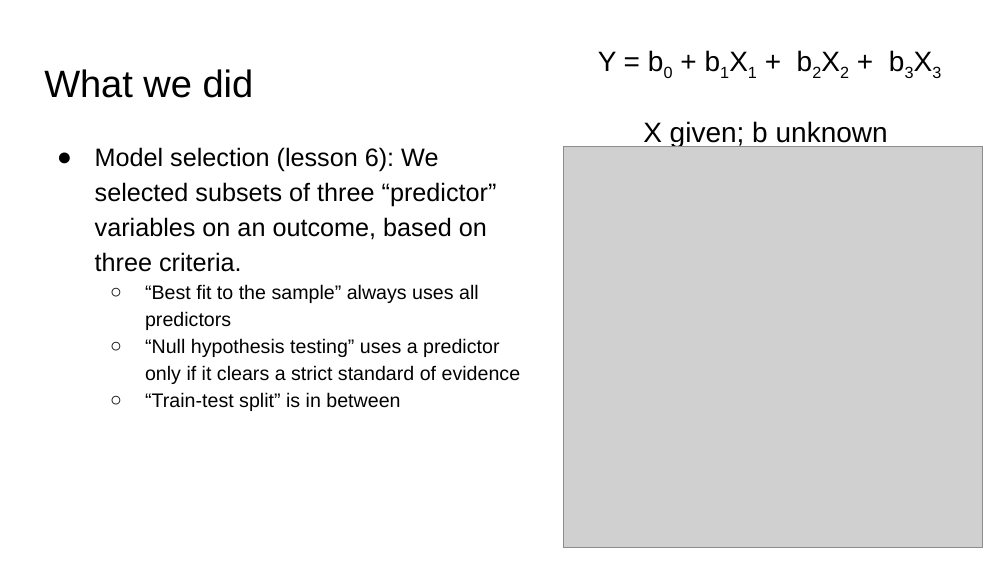
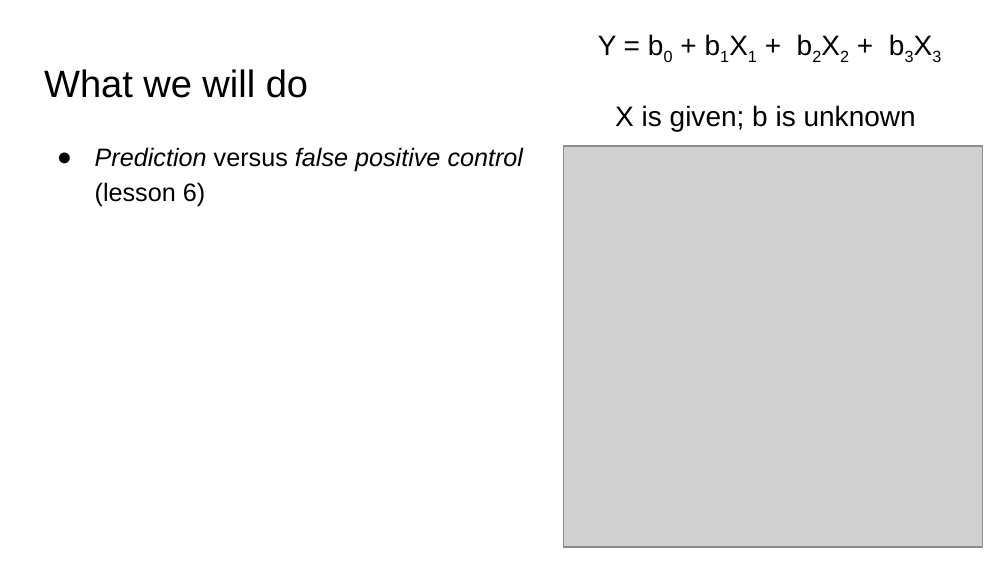
Before and after one commit to ekernf01/HEART_choosing_stat_methods, a slide deck: slide 7 of course content/Choosing statistical methods day 1.pptx (slide 8 before the commit). Drawn at 1008x567 pixels with LibreOffice and Linux fonts; fonts in the diff are those of the drawing; grey boxes stand for pictures. Boxes give left, top, right and bottom in pixels: in the first picture for what was removed or moved away, otherwise in the second. Text is boxed around its words. In the diff, an @@ line names an element or a change of style, - is before the commit and + after.

```diff
--- a/course content/Choosing statistical methods day 1.pptx
+++ b/course content/Choosing statistical methods day 1.pptx
@@ text "Y = b0 + b1X1 ...": place and size @@
-text "Y = b0 + b1X1 ..." at bbox=[598, 51, 888, 148]
+text "Y = b0 + b1X1 ..." at bbox=[598, 35, 916, 132]
@@ text at bbox=[44, 69, 308, 98]: text changed @@
-What we did
+What we will do
@@ text at bbox=[615, 105, 916, 132]: text changed @@
-X given; b unknown
+X is given; b is unknown
@@ text at bbox=[95, 147, 524, 207]: text changed; size 14 to 18 pt; italic on @@
-● Model selection (lesson 6): We selected subsets of three “predictor” variables on an outcome, based on three criteria.
-  ○ “Best fit to the sample” always uses all predictors
-  ○ “Null hypothesis testing” uses a predictor only if it clears a strict standard of evidence
-  ○ “Train-test split” is in between
+● Prediction versus false positive control (lesson 6)
```
Also in this commit, not shown: 4 other slides changed, 3 slides added, 4 slides removed, 1 other file.
